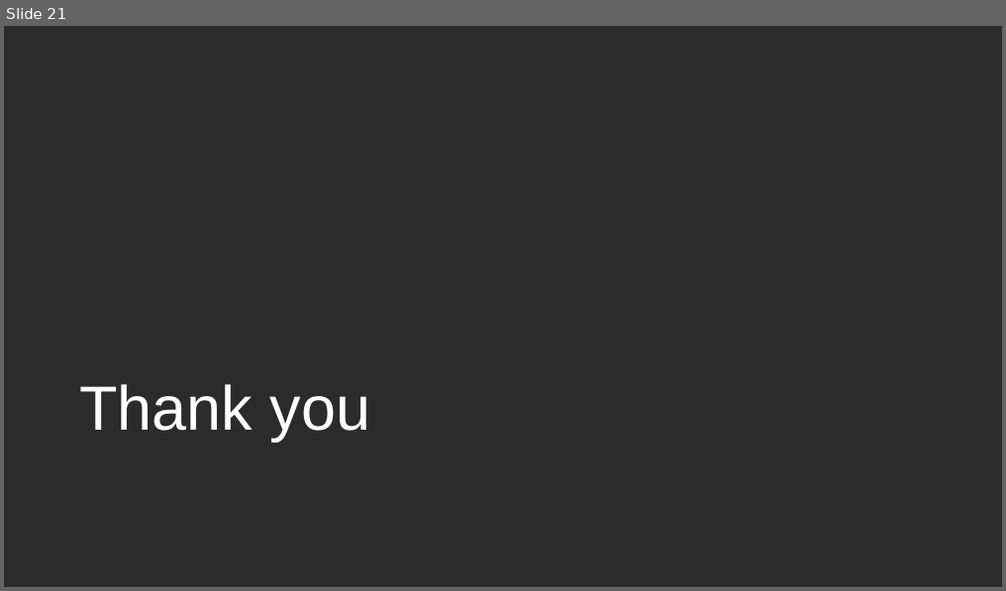
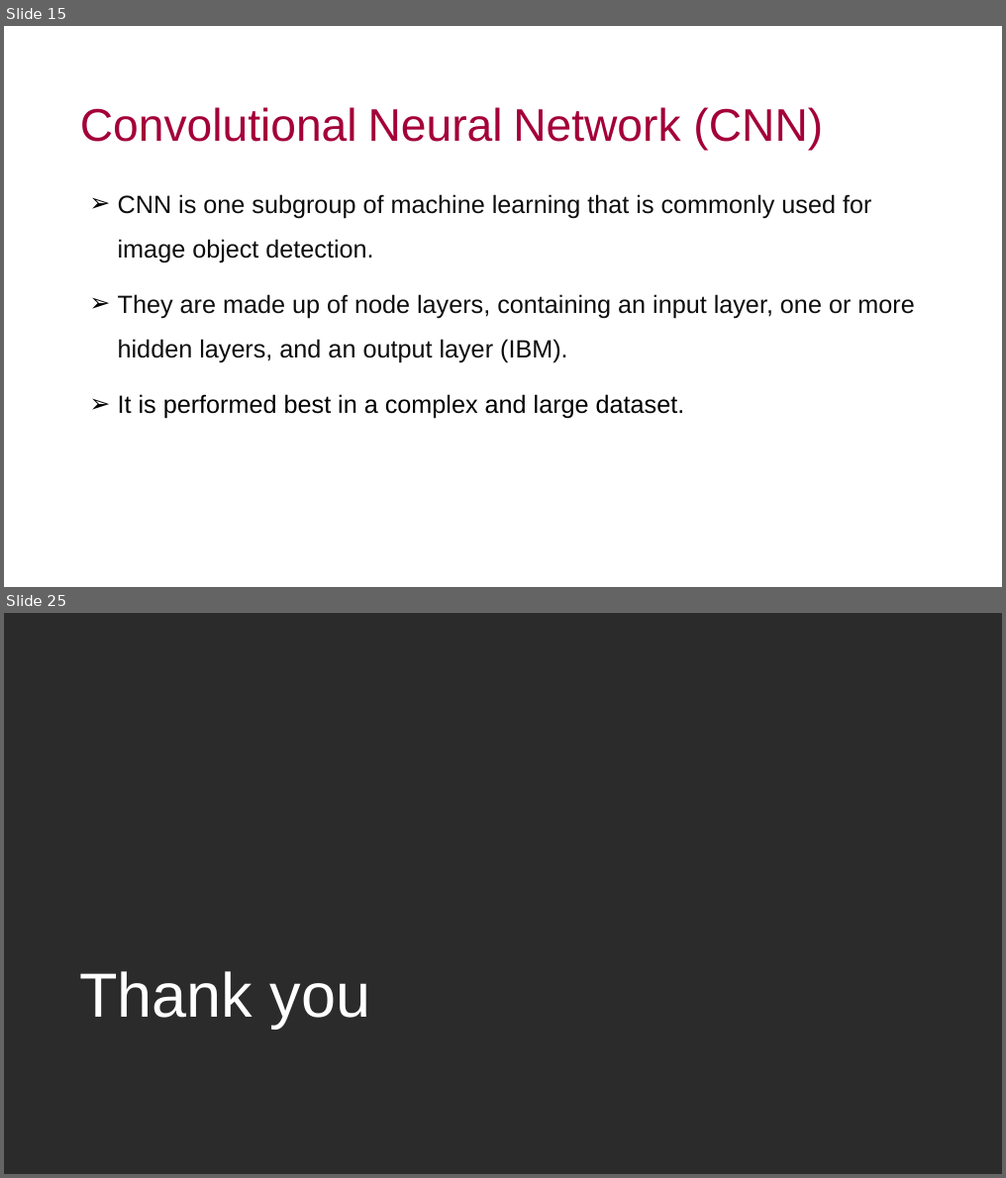
Before and after one commit to j-anne/dissertation-UEL-CN-7000, a slide deck: Thesis_presentation.Unicaf.pptx. Shown one above the other, each under a label of ours: slide 21 before the commit, slides 15 and 25 after it; the slides between them are not shown. The pictures are 1006x591 and 1006x1178 pixels, drawn with LibreOffice and Linux fonts; fonts in the diff are those of the drawing; background and template pictures are left out; a plain dark background stands for a picture behind light text. Boxes give left, top, right and bottom in pixels: in the first picture for what was removed or moved away, otherwise in the second. Text is boxed around its words. In the diff, an @@ line names an element or a change of style, - is before the commit and + after.

```diff
--- a/Thesis_presentation.Unicaf.pptx
+++ b/Thesis_presentation.Unicaf.pptx
@@ slide 15 added at box(4, 26, 1002, 587), background picture (left out) @@
@@ title added at box(80, 107, 823, 150), 44 pt, text #A40039 @@
+Convolutional Neural Network (CNN)
@@ text added at box(118, 194, 914, 419), 24 pt, text #0D0D0D @@
+➢ CNN is one subgroup of machine learning that is commonly used for image object detection.
+➢ They are made up of node layers, containing an input layer, one or more hidden layers, and an output layer (IBM).
+➢ It is performed best in a complex and large dataset.
@@ what was slide 21 is now slide 25 @@
```
Also in this commit, not shown: 17 slides changed, 5 other slides added, 2 slides removed.
